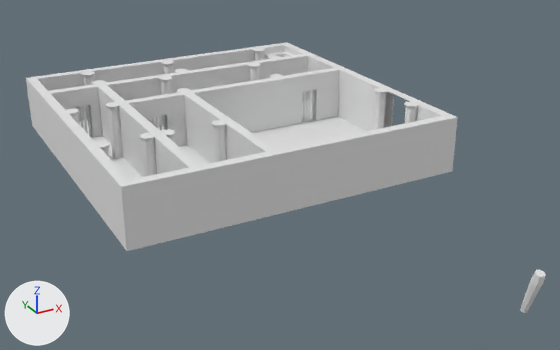
A saved change to the Blender file models/blends/firstmaze.blend.
Before and after are seen from a camera (50 mm lens) standing at (-20.1, -43.9, 18.8) and looking at (-0.1, -7.7, 0.7). Arrows for +X, +Y and +Z are at lower left; the lights stay in place.

Names of what the first picture shows: 'Cylinder', 'columna.007', 'columna.010', 'columna.013', 'columna.014', 'maze'.
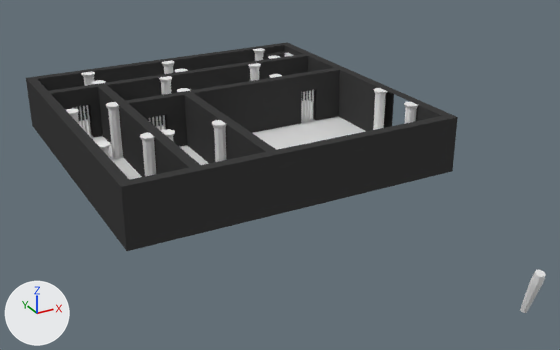
The newer file is also rescaled (x4.915), turned or shifted as a whole; pictures and numbers use the older file's frame.

What the commit changed:
Material 'paredes' (mat_paredes) is new.
Its base color is (0.0495, 0.0495, 0.0495) (black #3f3f3f).
Material 'suelo' (mat_suelo) is new.
Its base color is (0.761, 0.761, 0.761) (light grey #e2e2e2).
me_plane has 2654 vertices, 2603 faces and spans x -1.17..1.18, y -1.18..1.17, z -0.03..0.37.
me_plane is used by ob_maze; location (0.0, 0.0, 0.0); scale (8.86, 8.86, 8.86).
me_plane part 1: 1614 of the faces centred in x -1.17..1.18, y -1.18..1.17, z 0.0..0.37 switch from no material to mat_paredes (black #3f3f3f).
me_plane part 2: 989 of the faces centred in x -1.06..1.09, y -1.08..1.06, z -0.03..0.32 switch from no material to mat_suelo (light grey #e2e2e2).

Where the change shows, as pixel boxes (x1, y1, x2, y2) in the pictures (560 x 350 px):
part 1 of me_plane, recoloured (grey to black)
    both: (26, 42, 458, 251)
part 2 of me_plane, recoloured (white to grey)
    both: (79, 53, 366, 180)
